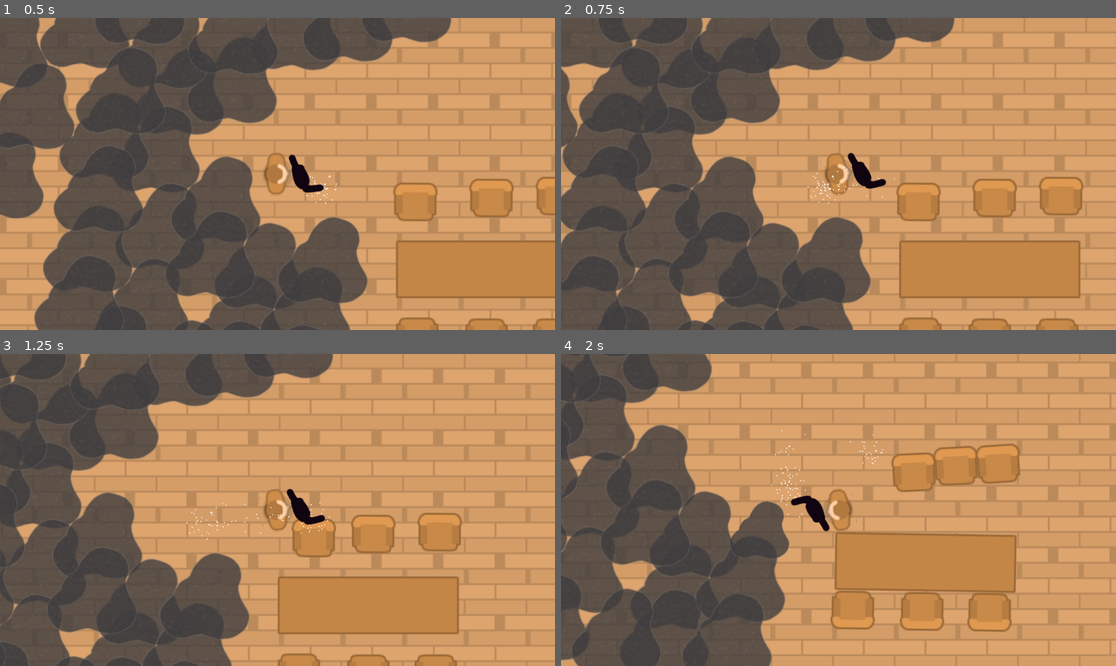
Above: before the commit, frames 1-4 (two rows, left to right).
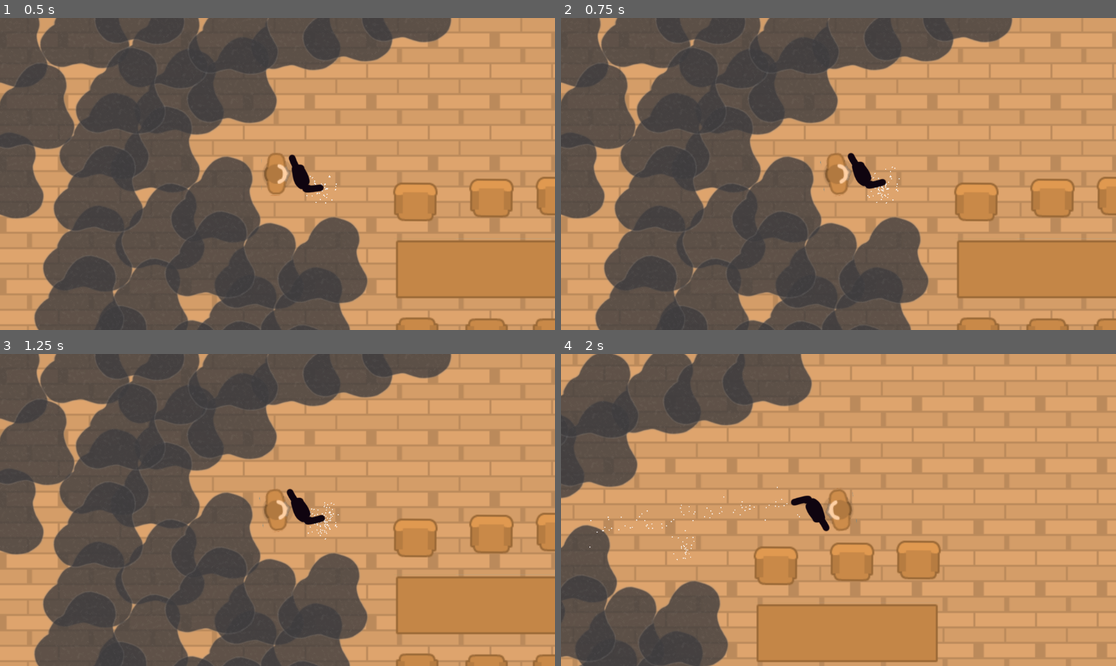
Above: after the commit, the same moments.

Repository: Laob/erase-the-dust
Game: Godot game, scene res://main.tscn
Same seed, same stepped clock (60 frames per second), same inputs: the game is played once before the commit and once after it.
Inputs (mouse positions are in pixels of both pictures, inside the frame that each line leads up to):
- Up to frame 1 (0.5 s): no input
- Up to frame 2 (0.75 s): tap Enter at 0.5 s; move the mouse to (960, 158) at 0.52 s; hold Right (ui_right) from 0.53 s (still down)
- Up to frame 3 (1.25 s): keep holding Right (ui_right)
- Up to frame 4 (2 s): move the mouse to (727, 525) at 1.27 s; release Right (ui_right) at 1.28 s; hold Down (ui_down) from 1.28 s (still down)

Frame 1 is identical in both runs. In frame 2, 33% of the frame differs, in the area x 0-100%, y 0-100%; in frame 3, 45%; in frame 4, 48%.

Commit message:
player alternative movement

Diff:
--- a/player/player.gd
+++ b/player/player.gd
@@ -3,29 +3,46 @@
 var direction: Vector2 = Vector2.ZERO
 
 @export var speed: int = 300
-@export var push_force: float = 10.0
-var min_push_force:float = 5.0
+@export var push_force: float = 10
+
+var friction = 0.18
+
+var gravity = ProjectSettings.get_setting("physics/2d/default_gravity")
 
 func _ready():
 	Input.set_mouse_mode(Input.MOUSE_MODE_HIDDEN)
 	pass
 
+#
+#func _physics_process(delta):
+	#direction = Vector2(
+		#Input.get_axis("ui_left", "ui_right"),
+		#Input.get_axis("ui_down", "ui_up")
+	#)
+	#
+	#
+	#direction.normalized()
+	#velocity = direction * speed
+	#for index in get_slide_collision_count():
+		#var collision = get_slide_collision(index)
+		#var collison_body = collision.get_collider()
+		#if collison_body is RigidBody2D:
+			#collison_body.apply_central_impulse(-collision.get_normal() * push_force)
+	#
+	#move_and_slide()
+	#pass
+
 func _physics_process(delta):
-	direction = Vector2(
-		Input.get_axis("ui_left", "ui_right"),
-		Input.get_axis("ui_up", "ui_down")
-	)
-	direction.normalized()
-	velocity = direction * speed
+	look_at(get_global_mouse_position())
+	var move_input = Input.get_axis("ui_down", "ui_up")
+	velocity = transform.x * move_input * speed
 	move_and_slide()
 	for index in get_slide_collision_count():
 		var collision = get_slide_collision(index)
-		if collision.get_collider() is RigidBody2D:
-			var push_force = (push_force * velocity.length() / speed) + min_push_force
-			collision.get_collider().apply_central_impulse(-collision.get_normal() * push_force)
-
+		var collison_body = collision.get_collider()
+		if collison_body is RigidBody2D:
+			collison_body.apply_central_impulse(-collision.get_normal() * push_force)
 	pass
-
 
 func _input(event):
 	if event is InputEventMouseMotion:
--- a/player/player.tscn
+++ b/player/player.tscn
@@ -9,6 +9,7 @@
 [node name="Player" type="CharacterBody2D"]
 collision_mask = 12
 script = ExtResource("1_rf1o6")
+push_force = 5.0
 
 [node name="Sprite2D" type="Sprite2D" parent="."]
 texture = ExtResource("1_agmvj")
